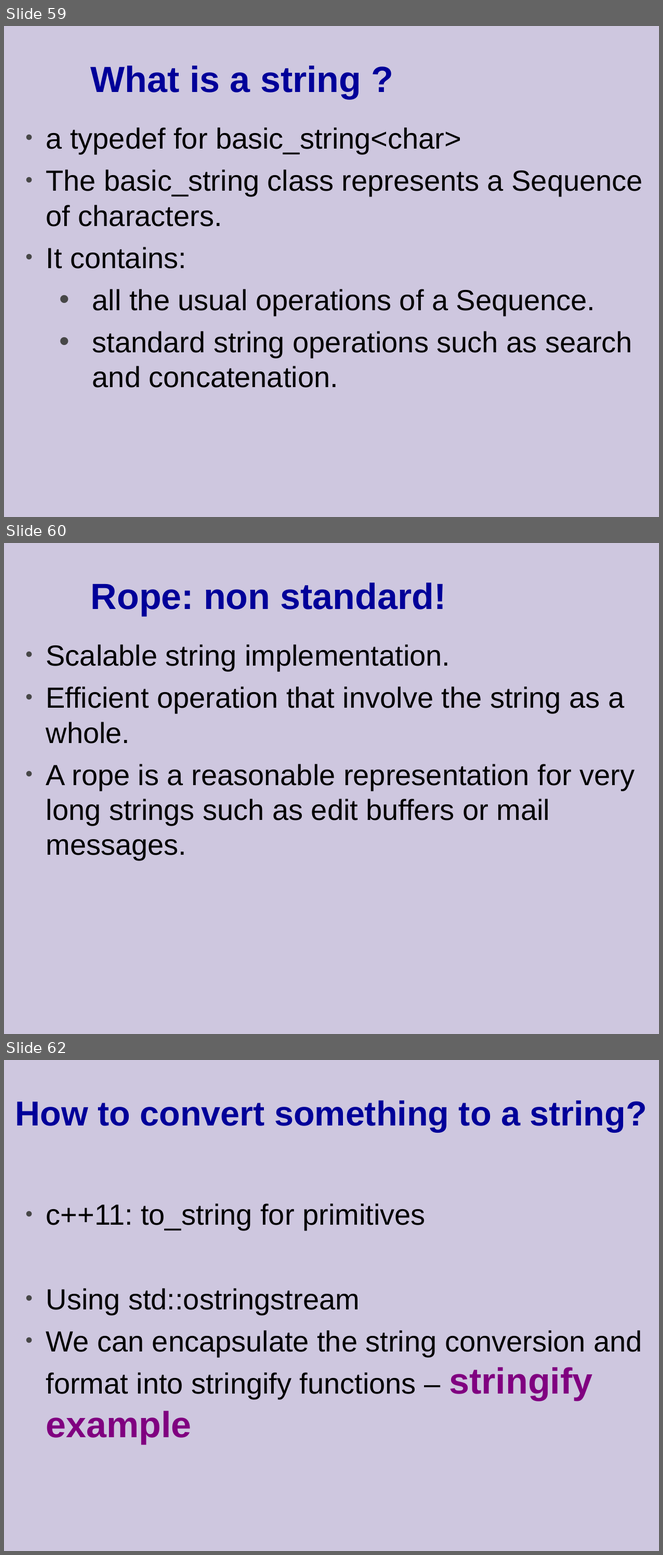
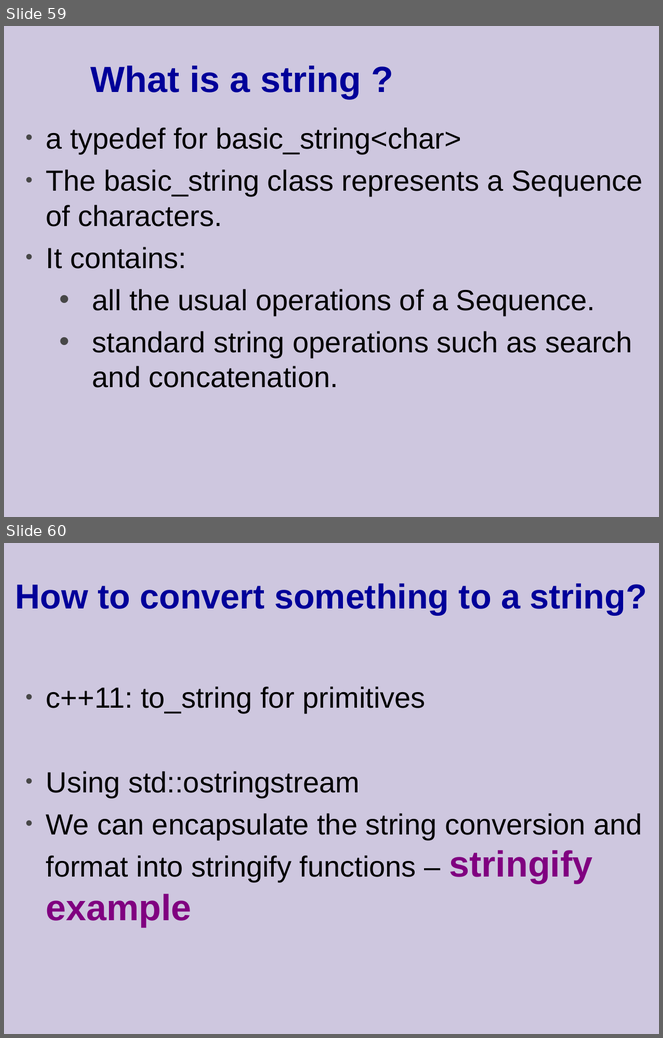
Before and after one commit to cpp-at-ariel/cpp-5779, a slide deck: 11-stl-algorithms/slides.odp. Shown one above the other, each under a label of ours: slides 59, 60 and 62 before the commit, slides 59 and 60 after it; the slides between them are not shown. The pictures are 663x1555 and 663x1038 pixels, drawn with LibreOffice and Linux fonts; fonts in the diff are those of the drawing. Boxes give left, top, right and bottom in pixels: in the first picture for what was removed or moved away, otherwise in the second. Text is boxed around its words. In the diff, an @@ line names an element or a change of style, - is before the commit and + after.

```diff
--- a/11-stl-algorithms/slides.odp
+++ b/11-stl-algorithms/slides.odp
@@ slide 60 removed at (x1=4, y1=543, x2=659, y2=1034), background #CEC7DF @@
@@ title removed at (x1=91, y1=583, x2=447, y2=616) @@
-Rope: non standard!
@@ text removed at (x1=46, y1=644, x2=635, y2=861) @@
-• Scalable string implementation.
-• Efficient operation that involve the string as a whole.
-• A rope is a reasonable representation for very long strings such as edit buffers or mail messages.
@@ what was slide 62 is now slide 60 @@
```
Also in this commit, not shown: 1 other slide removed, 11 other files.
